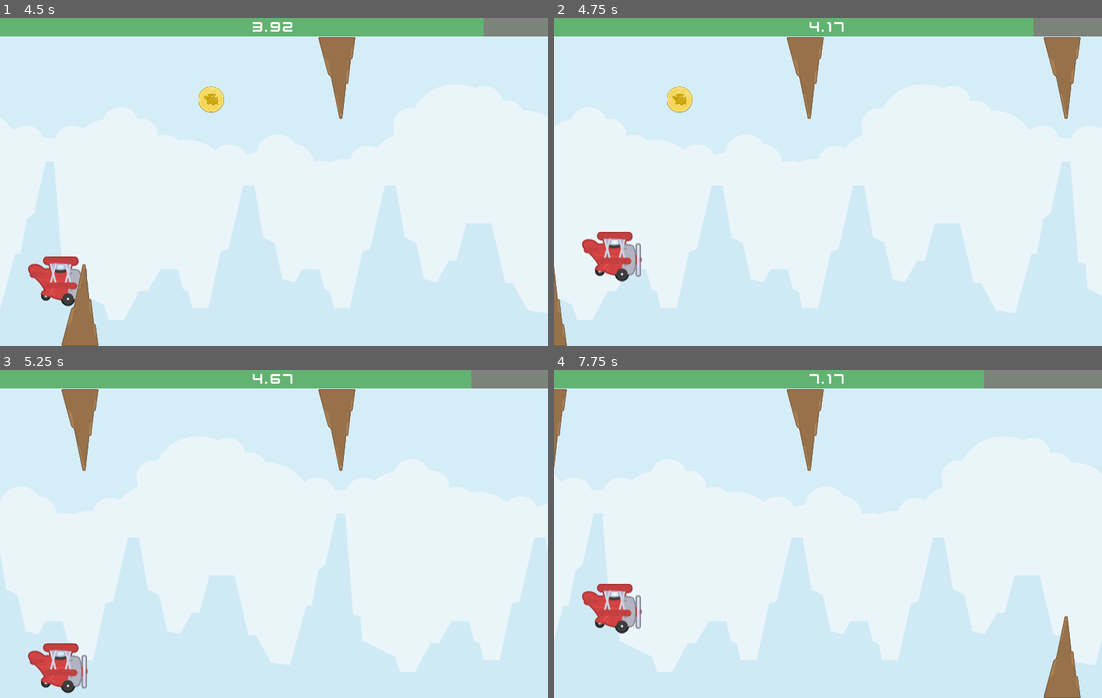
Above: before the commit, frames 1-4 (two rows, left to right).
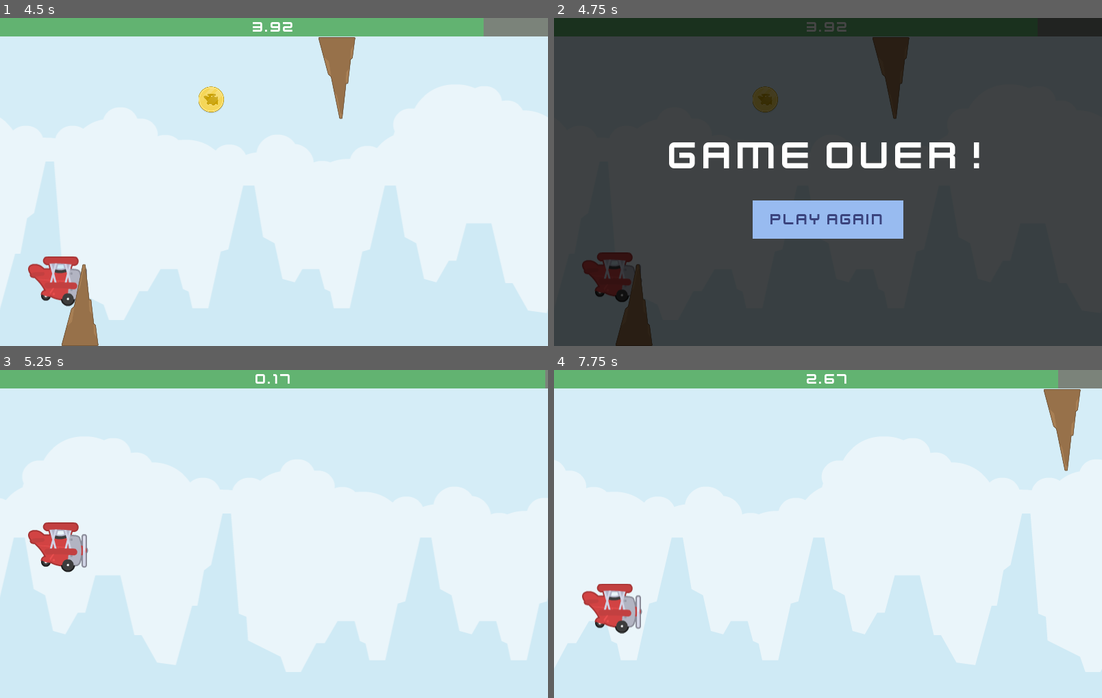
Above: after the commit, the same moments.

Repository: kyle6193/tappyplane
Game: Godot game, scene res://menu.tscn
Same seed, same stepped clock (60 frames per second), same inputs: the game is played once before the commit and once after it.
Inputs (mouse positions are in pixels of both pictures, inside the frame that each line leads up to):
- Up to frame 1 (4.5 s): click "Play" at 0.5 s; move the mouse to (394, 165) at 1.27 s; click (394, 165) at 1.35 s; move the mouse to (164, 198) at 2.02 s; click (164, 198) at 2.1 s; move the mouse to (328, 109) at 2.77 s; click (328, 109) at 2.85 s; move the mouse to (246, 247) at 3.52 s; click (246, 247) at 3.6 s; move the mouse to (438, 231) at 4.27 s; click (438, 231) at 4.35 s
- Up to frame 2 (4.75 s): no input
- Up to frame 3 (5.25 s): click (274, 570) at 5 s, where only the run after the commit has a clickable "Play Again"
- Up to frame 4 (7.75 s): move the mouse to (663, 484) at 5.77 s; click (663, 484) at 5.85 s; move the mouse to (855, 534) at 6.52 s; click (855, 534) at 6.6 s; move the mouse to (745, 452) at 7.27 s; click (745, 452) at 7.35 s

Frame 1 is identical in both runs. In frame 2, 98% of the frame differs, in the area x 0-100%, y 0-100%; in frame 3, 17%; in frame 4, 16%.

Commit message:
add game over logic

Diff:
--- /dev/null
+++ b/game_over.gd
@@ -0,0 +1,5 @@
+extends Control
+
+func _on_play_again_button_pressed() -> void:
+	get_tree().paused = false
+	get_tree().reload_current_scene()
--- a/main.gd
+++ b/main.gd
@@ -24,6 +24,8 @@
 		use the $ and a path to gain access to the desired node's values. The above code accesses
 		the HeathBar's "value" and links it with the float to cause it to decrease each second.
 		'''
+	else:
+		game_over()
 
 	score += delta # increase score every second
 	var formatted_score : String = str(score) # format score into a String
@@ -55,6 +57,7 @@
 		obstacle_instance.position.y = 420
 		obstacle_instance.scale.y *= -1 #Flips the obstacle vertically by multiplying its y-scale by -1
 		ranspan_pos = "down"
+	obstacle_instance.body_entered.connect(_on_obstacle_collided) # See comment in _on_coin_timer_timeout() below
 
 func _on_coin_timer_timeout() -> void:
 	var random: int = randi() % 3
@@ -89,3 +92,11 @@
 		coin_instance.queue_free() # queue_free() safely deletes the node after the current frame and frees up memory.
 		if health > 100:
 			health = 100
+
+func _on_obstacle_collided(body: Node2D) -> void:
+	if body.is_in_group("Player"):
+		game_over()
+
+func game_over() -> void:
+	$GameOver.show()
+	get_tree().paused = true
--- a/main.tscn
+++ b/main.tscn
@@ -8,6 +8,7 @@
 [ext_resource type="FontFile" uid="uid://d2gonjb5722wa" path="res://kenvector_future.ttf" id="6_7mycd"]
 [ext_resource type="PackedScene" uid="uid://bhyeqd7w7612w" path="res://obstacle.tscn" id="7_272bh"]
 [ext_resource type="PackedScene" uid="uid://bvrt0jymyysw" path="res://coin.tscn" id="8_5vw27"]
+[ext_resource type="Script" uid="uid://hxn0cbroes55" path="res://game_over.gd" id="9_kek77"]
 
 [sub_resource type="CircleShape2D" id="CircleShape2D_1bvp3"]
 radius = 35.0
@@ -20,6 +21,9 @@
 
 [sub_resource type="StyleBoxFlat" id="StyleBoxFlat_7mycd"]
 bg_color = Color(0.383791, 0.70405, 0.441448, 1)
+
+[sub_resource type="StyleBoxFlat" id="StyleBoxFlat_5vw27"]
+bg_color = Color(0.596078, 0.733333, 0.941176, 1)
 
 [node name="Main" type="Node"]
 script = ExtResource("1_h2yge")
@@ -110,5 +114,64 @@
 horizontal_alignment = 1
 vertical_alignment = 1
 
+[node name="GameOver" type="Control" parent="."]
+visible = false
+z_index = 10
+layout_mode = 3
+anchors_preset = 15
+anchor_right = 1.0
+anchor_bottom = 1.0
+grow_horizontal = 2
+grow_vertical = 2
+script = ExtResource("9_kek77")
+
+[node name="GameOverBackground" type="ColorRect" parent="GameOver"]
+layout_mode = 1
+anchors_preset = 15
+anchor_right = 1.0
+anchor_bottom = 1.0
+grow_horizontal = 2
+grow_vertical = 2
+color = Color(0, 0, 0, 0.729412)
+
+[node name="GameOverLabel" type="Label" parent="GameOver"]
+layout_mode = 1
+anchors_preset = 8
+anchor_left = 0.5
+anchor_top = 0.5
+anchor_right = 0.5
+anchor_bottom = 0.5
+offset_left = -232.0
+offset_top = -73.0
+offset_right = 233.0
+offset_bottom = -5.0
+grow_horizontal = 2
+grow_vertical = 2
+theme_override_colors/font_color = Color(1, 1, 1, 1)
+theme_override_fonts/font = ExtResource("6_7mycd")
+theme_override_font_sizes/font_size = 60
+text = "Game over!"
+
+[node name="PlayAgainButton" type="Button" parent="GameOver"]
+process_mode = 3
+layout_mode = 1
+anchors_preset = 8
+anchor_left = 0.5
+anchor_top = 0.5
+anchor_right = 0.5
+anchor_bottom = 0.5
+offset_left = -110.0
+offset_top = 27.0
+offset_right = 110.0
+offset_bottom = 83.0
+grow_horizontal = 2
+grow_vertical = 2
+theme_override_colors/font_color = Color(0.228694, 0.263738, 0.489182, 1)
+theme_override_fonts/font = ExtResource("6_7mycd")
+theme_override_font_sizes/font_size = 23
+theme_override_styles/normal = SubResource("StyleBoxFlat_5vw27")
+text = "Play Again"
+
 [connection signal="timeout" from="SpawnerTimer" to="." method="_on_spawner_timer_timeout"]
 [connection signal="timeout" from="CoinTimer" to="." method="_on_coin_timer_timeout"]
+[connection signal="pressed" from="GameOver/PlayAgainButton" to="GameOver" method="_on_play_again_button_pressed"]
Not shown, added: game_over.gd.uid
Not shown: 1 places in main.tscn that only renumber resources
